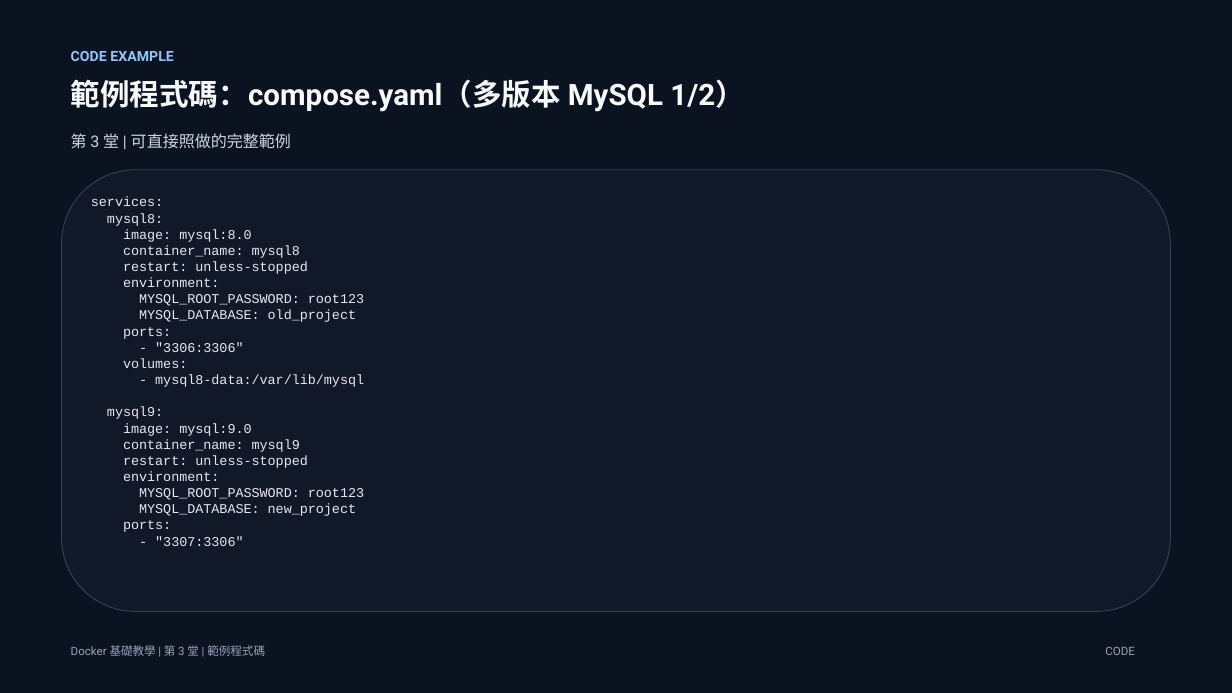
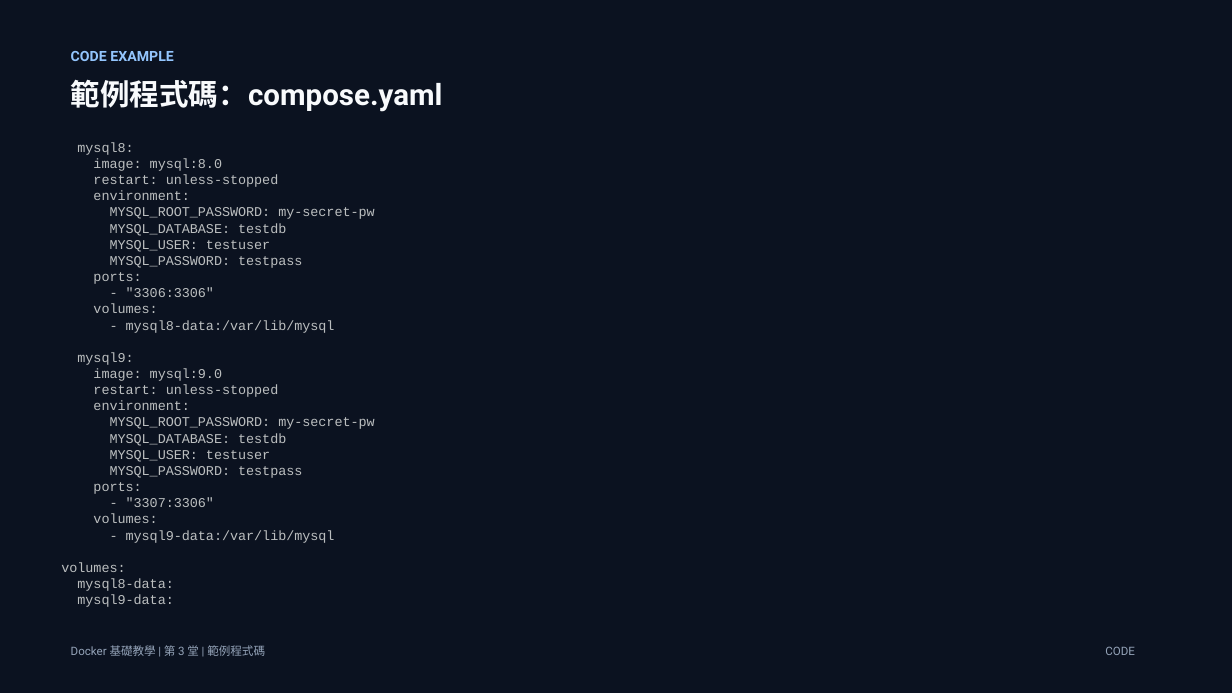
Before and after one commit to lalalalaluk/docker-practice, a slide deck: slide 37 of slides/docker-session3-mysql-compose.pptx (slide 45 before the commit). Drawn at 1232x693 pixels with LibreOffice and Linux fonts; fonts in the diff are those of the drawing. Boxes give left, top, right and bottom in pixels: in the first picture for what was removed or moved away, otherwise in the second. Text is boxed around its words. In the diff, an @@ line names an element or a change of style, - is before the commit and + after.

Commit message:
edit 3

```diff
--- a/slides/docker-session3-mysql-compose.pptx
+++ b/slides/docker-session3-mysql-compose.pptx
@@ text at box(71, 79, 443, 112): text changed @@
-範例程式碼：compose.yaml（多版本 MySQL 1/2）
+範例程式碼：compose.yaml
@@ text "mysql8:": place and size @@
-text "mysql8:" at box(91, 197, 364, 546)
+text "mysql8:" at box(61, 142, 374, 607)
@@ text removed at box(71, 133, 291, 149) @@
-第 3 堂 | 可直接照做的完整範例
@@ text at box(77, 142, 335, 507): text colour #E5E7EB to #BBBEBF in "mysql8:", "image: mysql:8.0", "restart: unless-stopped", "environment:" and 10 more places @@
@@ rounded rectangle removed at box(62, 170, 1171, 612) @@
@@ text at box(91, 197, 163, 206): paragraph removed @@
-services:
@@ text at box(110, 207, 374, 268): text changed; text colour #E5E7EB to #BBBEBF @@
-MYSQL_ROOT_PASSWORD: root123
-MYSQL_DATABASE: old_project
+MYSQL_ROOT_PASSWORD: my-secret-pw
+MYSQL_DATABASE: testdb
+MYSQL_USER: testuser
+MYSQL_PASSWORD: testpass
@@ text at box(123, 245, 300, 258): paragraph removed @@
-container_name: mysql8
@@ text at box(110, 417, 374, 478): text changed; text colour #E5E7EB to #BBBEBF @@
-MYSQL_ROOT_PASSWORD: root123
-MYSQL_DATABASE: new_project
+MYSQL_ROOT_PASSWORD: my-secret-pw
+MYSQL_DATABASE: testdb
+MYSQL_USER: testuser
+MYSQL_PASSWORD: testpass
@@ text at box(123, 439, 300, 452): paragraph removed @@
-container_name: mysql9
@@ text at box(61, 514, 335, 607): paragraphs added @@
+volumes:
+- mysql9-data:/var/lib/mysql
+volumes:
+mysql8-data:
+mysql9-data:
```
Also in this commit, not shown: 13 other slides changed, 2 slides added, 27 slides removed.
